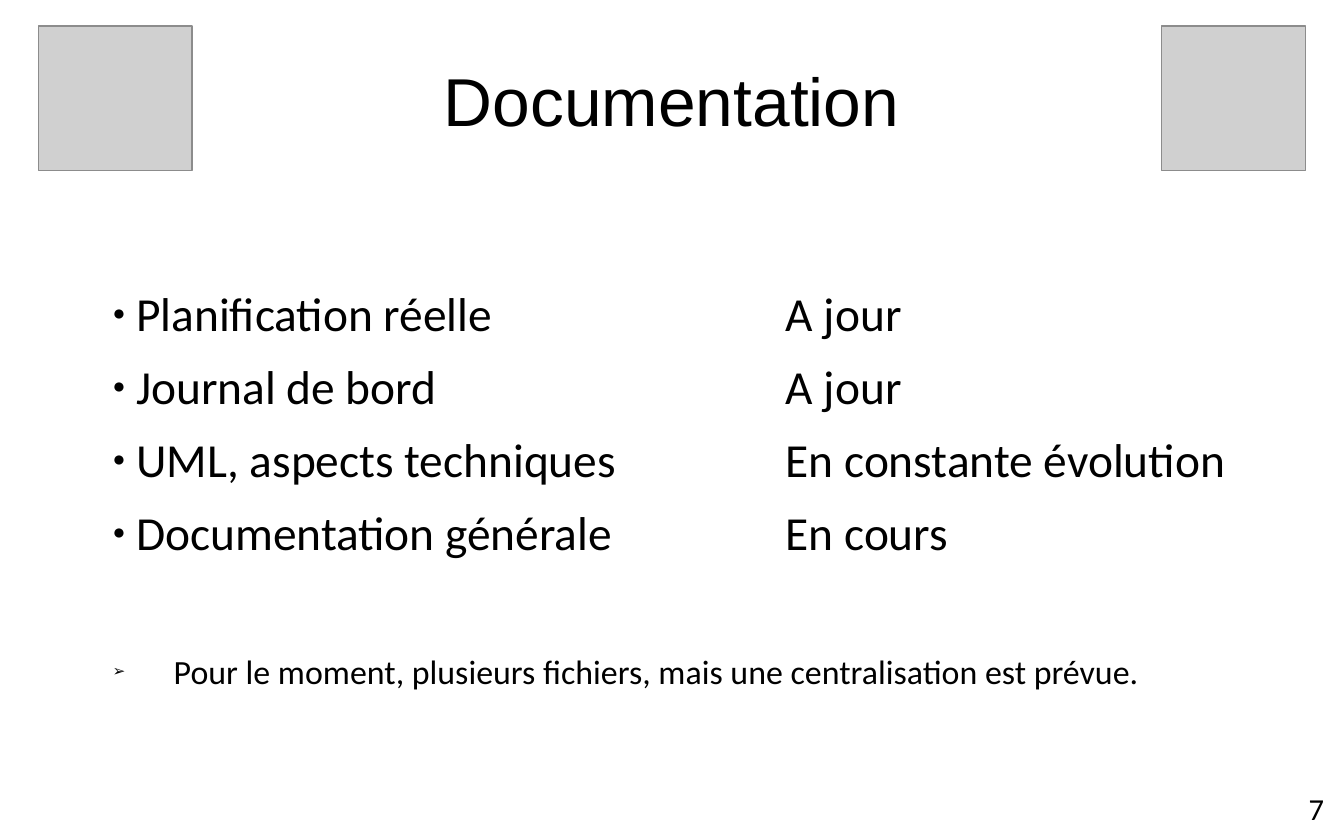
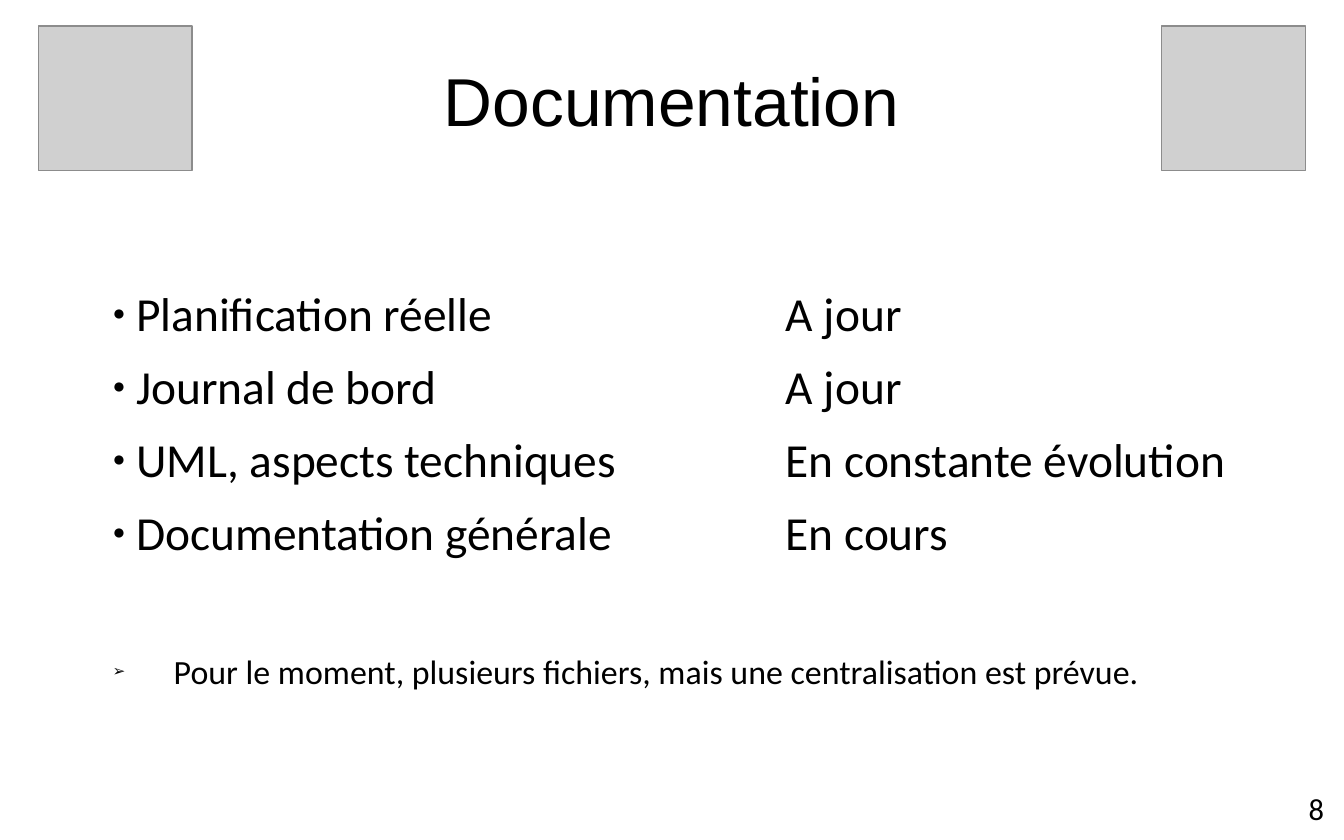
Before and after one commit to edri/ProjetChat2015, a slide deck: slide 9 of Documentation/Projet de semestre.pptx (slide 8 before the commit). Drawn at 1344x840 pixels with LibreOffice and Linux fonts; fonts in the diff are those of the drawing; grey boxes stand for pictures; background and template pictures are left out. Boxes give left, top, right and bottom in pixels: in the first picture for what was removed or moved away, otherwise in the second. Text is boxed around its words. In the diff, an @@ line names an element or a change of style, - is before the commit and + after.

```diff
--- a/Documentation/Projet de semestre.pptx
+++ b/Documentation/Projet de semestre.pptx
@@ text at [1309,799,1324,821]: text changed @@
-7
+8
```
Also in this commit, not shown: 9 other slides changed, 1 slide added, 11 other files.
